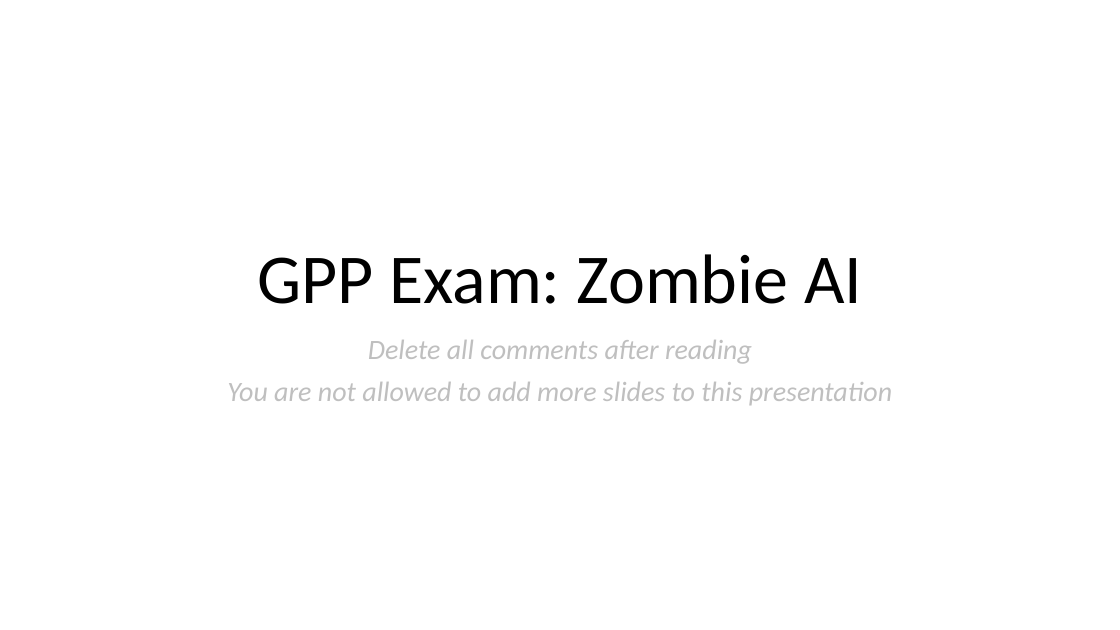
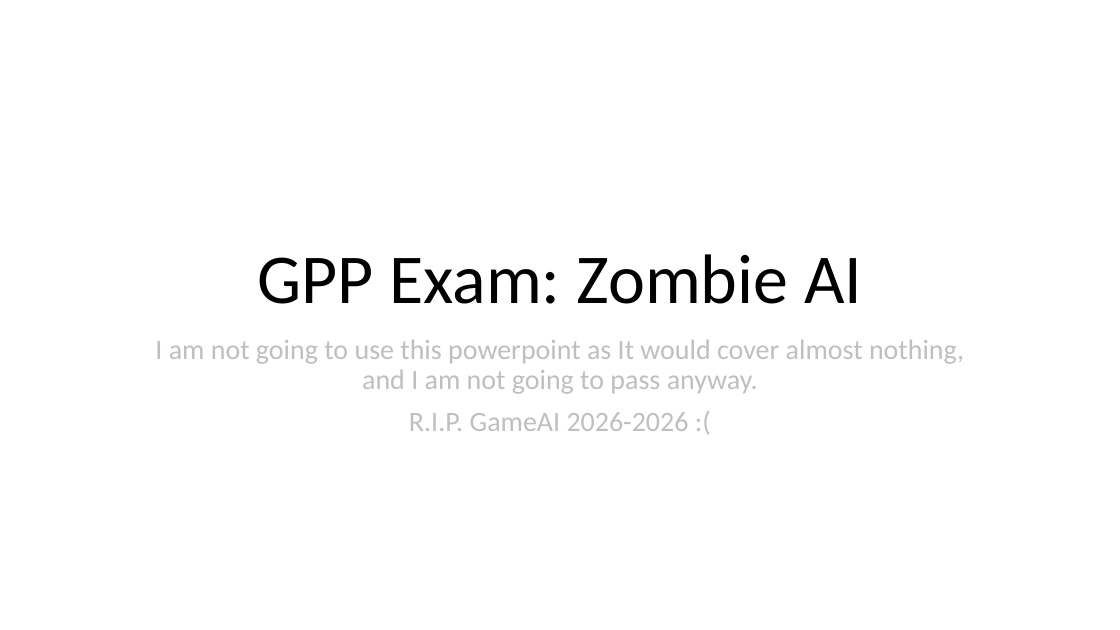
Before and after one commit to DAE-GD-2025-2026/gameai-zombie-SooiDePeuter, a slide deck: slide 1 of GPP_ZombieAI_DePeuterSooi_2DAE10.pptx. Drawn at 1120x630 pixels with LibreOffice and Linux fonts; fonts in the diff are those of the drawing. Boxes give left, top, right and bottom in pixels: in the first picture for what was removed or moved away, otherwise in the second. Text is boxed around its words. In the diff, an @@ line names an element or a change of style, - is before the commit and + after.

```diff
--- a/GPP_ZombieAI_DePeuterSooi_2DAE10.pptx
+++ b/GPP_ZombieAI_DePeuterSooi_2DAE10.pptx
@@ subtitle at (x1=155, y1=340, x2=964, y2=431): text changed; italic off @@
-Delete all comments after reading
-You are not allowed to add more slides to this presentation
+I am not going to use this powerpoint as It would cover almost nothing, and I am not going to pass anyway.
+R.I.P. GameAI 2026-2026 :(
```
Also in this commit, not shown: 6 slides removed.
